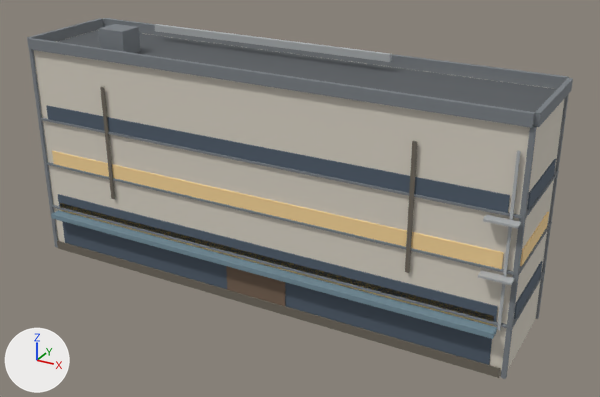
The glTF model public/buildings/lot_4x1.glb: old version first, new version second.
Both versions are drawn from a 50 mm camera at (38.4, -36.0, 25.5) aimed at (16.9, 3.1, 5.9). Every picture has the same lights, and +X, +Y and +Z are marked at lower left. The older version comes first. Vertices at exactly the same position are counted once.

The older version as bpy lines, for what is in view:
```python
me_lot_4x1 = bpy.data.meshes.new('lot_4x1')
me_lot_4x1.from_pydata(...)  # 364 vertices, 564 faces; spans x -0.2..30.8, y -0.8..6.8, z 0.0..15.0
me_lot_4x1.materials.append(mat_lot_4x1)  # pale yellow #dad3c5
me_lot_4x1.materials.append(mat_lot_4x1_roof_felt)  # dark grey #595d61
me_lot_4x1.materials.append(mat_lot_4x1_trim)  # grey #7c8186
me_lot_4x1.materials.append(mat_lot_4x1_metal)  # grey #b1b5b6
me_lot_4x1.materials.append(mat_lot_4x1_glass)  # greyish blue #505d6c
me_lot_4x1.materials.append(mat_lot_4x1_sign)  # yellow #f6d481
me_lot_4x1.materials.append(mat_lot_4x1_door)  # brown #766150
me_lot_4x1.materials.append(mat_lot_4x1_awning)  # greyish blue #76909e
me_lot_4x1.materials.append(mat_lot_4x1_lit_glass)  # beige #f9d799
me_lot_4x1.materials.append(mat_lot_4x1_dirt)  # brown #6f695d
ob_lot_4x1 = bpy.data.objects.new('lot_4x1', me_lot_4x1)
ob_lot_4x1.location = (0.0, 0.0, 0.0)
```
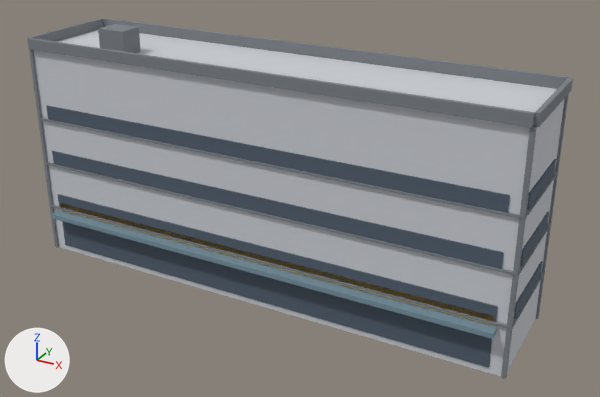
Pixel boxes [x1, y1, x2, y2] of what changed, in the pictures (600 x 397 px):
part 1 of me_lot_4x1, deleted: before [57, 24, 557, 378]
part 2 of me_lot_4x1, recoloured: [52, 151, 549, 269] in both

The change, as a list of edits to the scene's bpy script:
```text
Change me_lot_4x1:
    used by ob_lot_4x1; location = (0.0, 0.0, 0.0)
    remove me_lot_4x1.from_pydata(...)  # 364 vertices, 564 faces; spans x -0.2..30.8, y -0.8..6.8, z 0.0..15.0
    add me_lot_4x1.from_pydata(...)  # 284 vertices, 444 faces; spans x -0.2..30.8, y -0.8..6.8, z 0.0..15.0
    me_lot_4x1 part 1: 10 loose pieces with 80 vertices, spanning x 0.2..30.5, y -0.8..6.7, z 0.0..14.6, are deleted
    me_lot_4x1 part 2: 24 faces spanning x 0.7..30.6, y -0.1..5.8, z 6.0..7.0 switch from mat_lot_4x1_lit_glass (beige #f9d799) to mat_lot_4x1_glass (greyish blue #505d6c)
    remove me_lot_4x1.materials.append(mat_lot_4x1_roof_felt)  # dark grey #595d61
    remove me_lot_4x1.materials.append(mat_lot_4x1_metal)  # grey #b1b5b6
    remove me_lot_4x1.materials.append(mat_lot_4x1_door)  # brown #766150
    remove me_lot_4x1.materials.append(mat_lot_4x1_dirt)  # brown #6f695d
```
